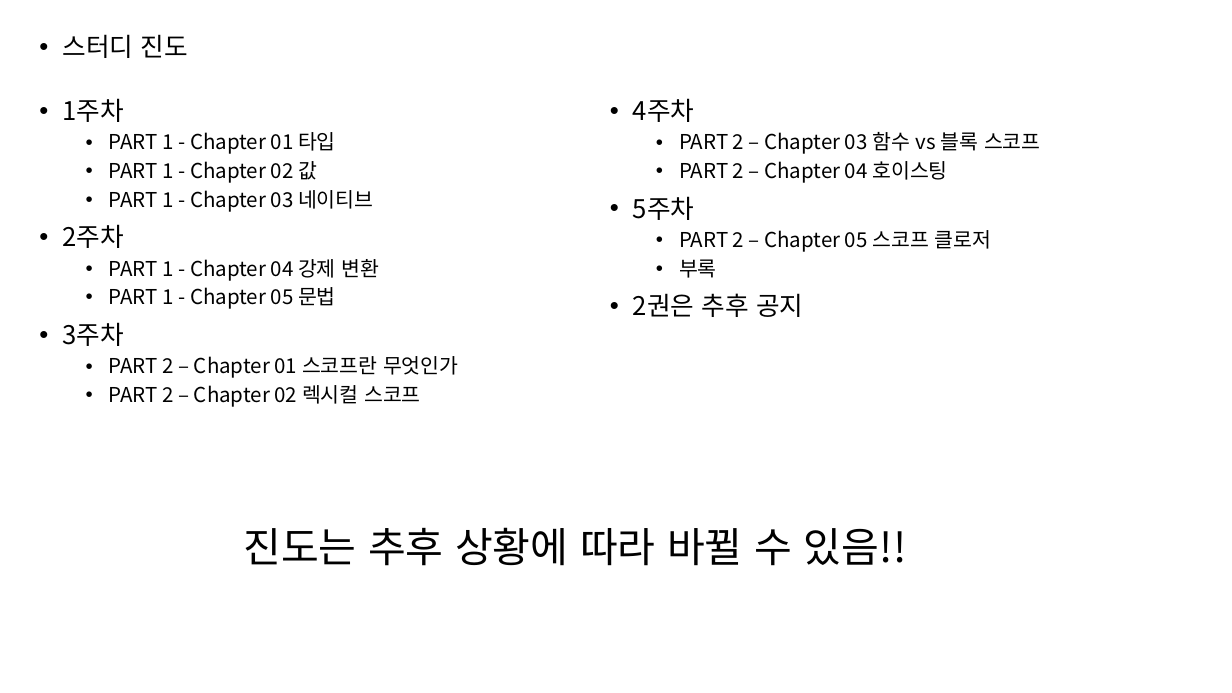
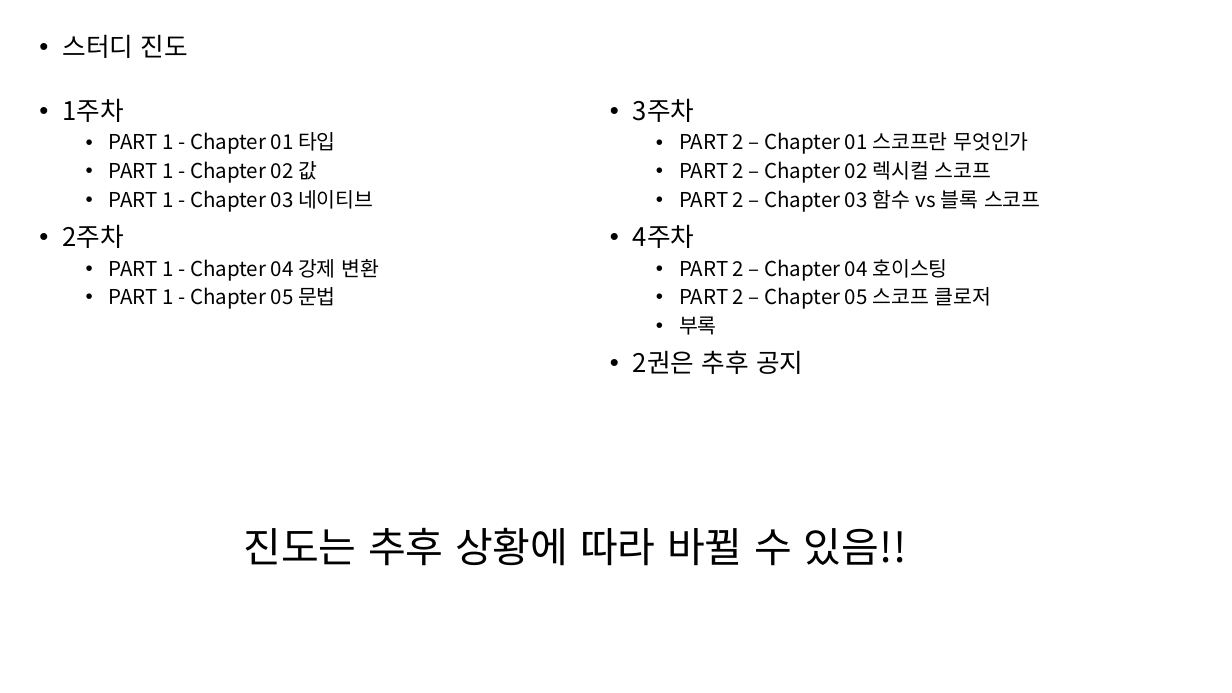
Before and after one commit to limkeunhyeok/study-group, a slide deck: slide 5 of javascript/개요.pptx. Drawn at 1232x693 pixels with LibreOffice and Linux fonts; fonts in the diff are those of the drawing. Boxes give left, top, right and bottom in pixels: in the first picture for what was removed or moved away, otherwise in the second. Text is boxed around its words. In the diff, an @@ line names an element or a change of style, - is before the commit and + after.

Commit message:
3주차 자료

```diff
--- a/javascript/개요.pptx
+++ b/javascript/개요.pptx
@@ text at [633, 98, 1041, 212]: paragraphs added @@
+• 3주차
+  • PART 2 – Chapter 01 스코프란 무엇인가
+  • PART 2 – Chapter 02 렉시컬 스코프
+  • PART 2 – Chapter 03 함수 vs 블록 스코프
@@ text at [679, 132, 1041, 154]: paragraph removed @@
-  • PART 2 – Chapter 03 함수 vs 블록 스코프
@@ text at [633, 196, 695, 220]: paragraph removed @@
-• 5주차
@@ text at [62, 322, 458, 407]: paragraphs removed @@
-• 3주차
-  • PART 2 – Chapter 01 스코프란 무엇인가
-  • PART 2 – Chapter 02 렉시컬 스코프
```
Also in this commit, not shown: 13 other files.
